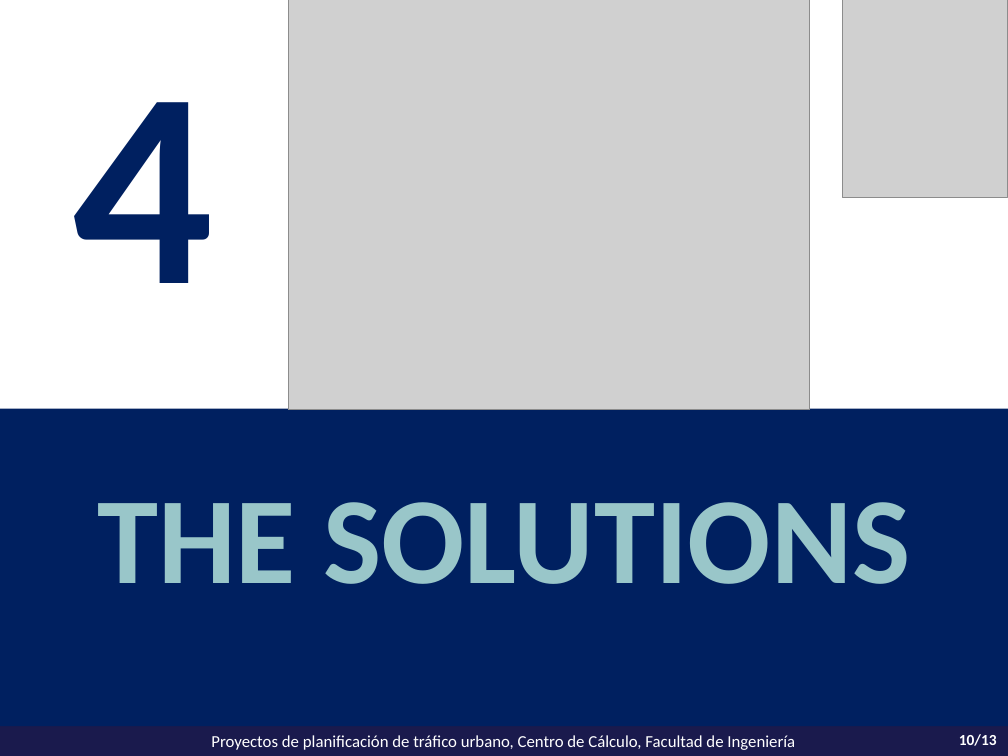
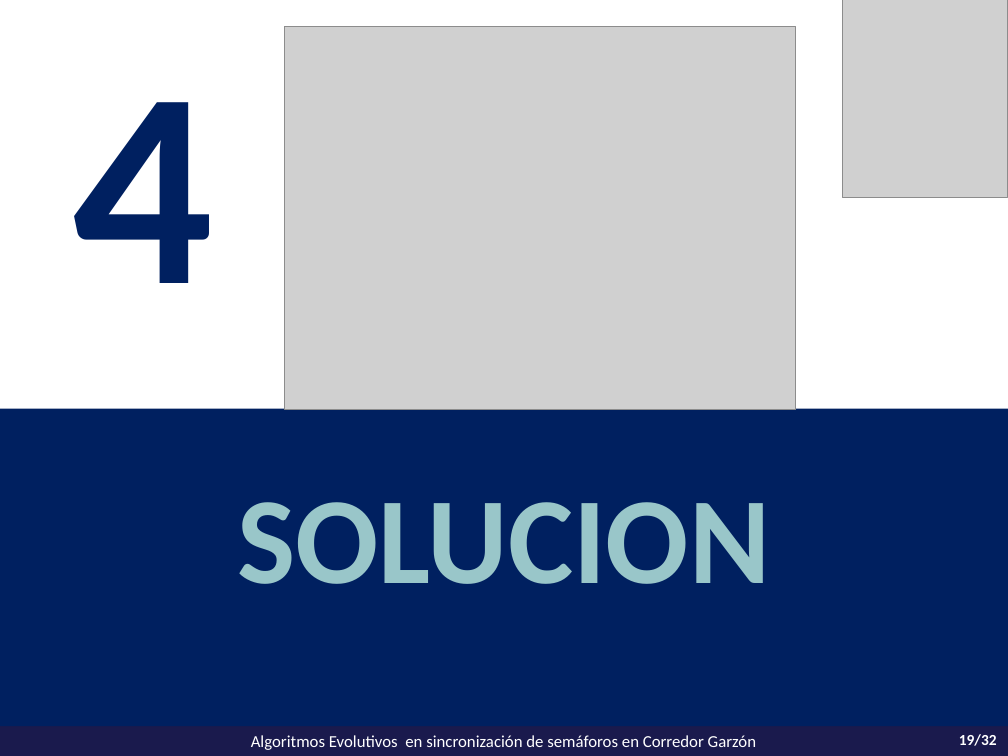
Before and after one commit to vitogit/proyecto-grado-garzon-2014, a slide deck: slide 19 of presentacion/Presentacion Garzon.pptx (slide 10 before the commit). Drawn at 1008x756 pixels with LibreOffice and Linux fonts; fonts in the diff are those of the drawing; grey boxes stand for pictures. Boxes give left, top, right and bottom in pixels: in the first picture for what was removed or moved away, otherwise in the second. Text is boxed around its words. In the diff, an @@ line names an element or a change of style, - is before the commit and + after.

```diff
--- a/presentacion/Presentacion Garzon.pptx
+++ b/presentacion/Presentacion Garzon.pptx
@@ picture: place and size @@
-picture at [288,0,809,410]
+picture at [285,26,796,409]
@@ text in rectangle at [237,502,770,584]: text changed @@
-THE SOLUTIONS
+SOLUCION
@@ text in rectangle at [251,735,756,750]: text changed @@
-Proyectos de planificación de tráfico urbano, Centro de Cálculo, Facultad de Ingeniería
+Algoritmos Evolutivos en sincronización de semáforos en Corredor Garzón
@@ page number at [959,734,997,746]: text changed @@
-10/13
+19/32
```
Also in this commit, not shown: 9 other slides changed, 27 slides added, 3 slides removed.
